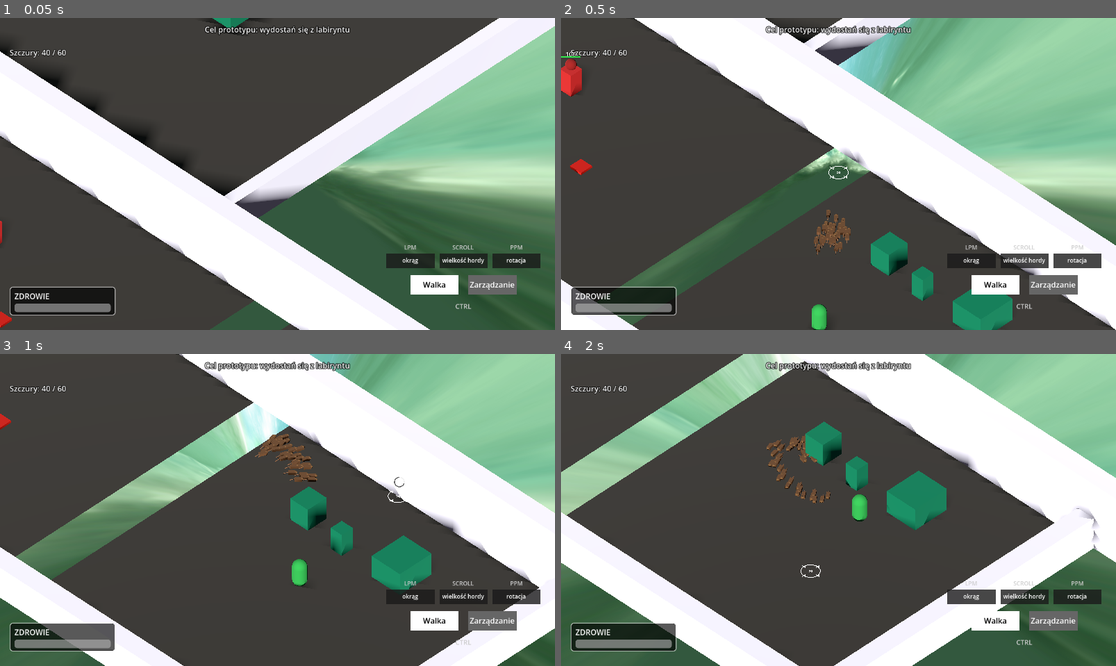
Above: before the commit, frames 1-4 (two rows, left to right).
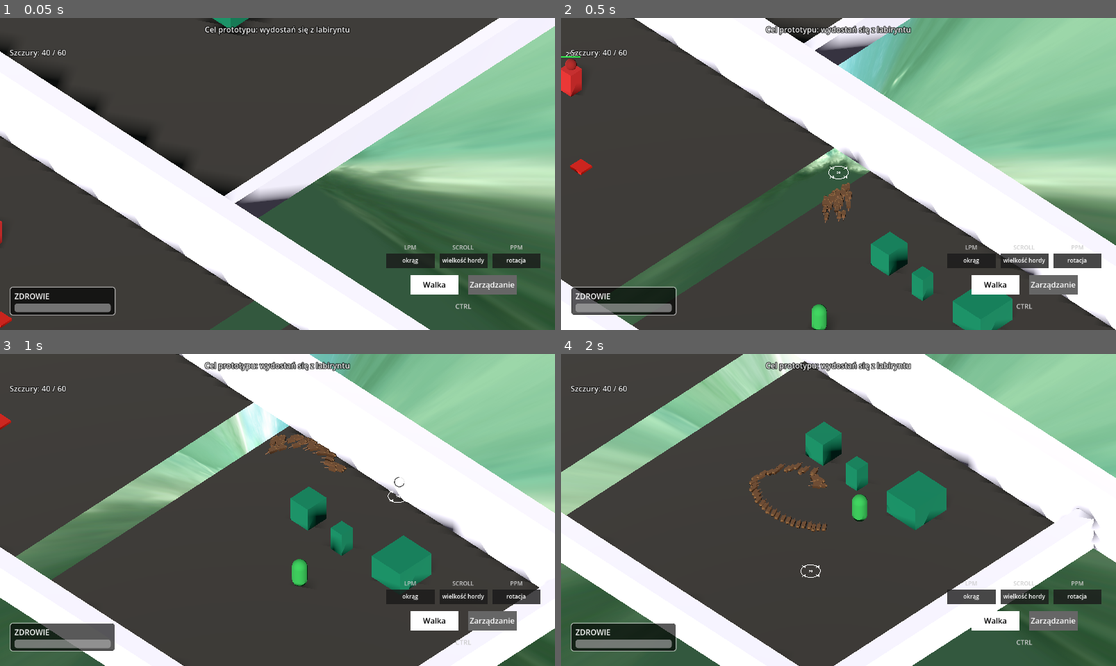
Above: after the commit, the same moments.

Repository: VirtuaIL/ZTGK-Prototyp
Game: Godot game, scene res://scenes/main.tscn
Same seed, same stepped clock (60 frames per second), same inputs: the game is played once before the commit and once after it.
Inputs (mouse positions are in pixels of both pictures, inside the frame that each line leads up to):
- Up to frame 1 (0.05 s): no input
- Up to frame 2 (0.5 s): no input
- Up to frame 3 (1 s): tap Enter at 0.5 s; move the mouse to (399, 494) at 0.52 s; hold D (move_right) from 0.53 s (still down); hold Space (recall_rats) from 0.53 s (still down); click (399, 494) at 0.67 s
- Up to frame 4 (2 s): release D (move_right) at 1.25 s; release Space (recall_rats) at 1.25 s; drag from (727, 525) to (810, 572) at 1.27 s

Frame 1 is identical in both runs. In frame 2, 0.8% of the frame differs, in the area x 0-55%, y 10-76%; in frame 3, 0.9%; in frame 4, 1.2%, in the area x 33-53%, y 25-58%.

Commit message:
usprawiniony system walki

Diff:
--- a/scripts/enemy.gd
+++ b/scripts/enemy.gd
@@ -3,7 +3,7 @@
 enum AIState { WANDER, CHASE, ATTACK, DEAD, PASSIVE }
 
 # ── Health ──
-@export var max_health: float = 100.0
+@export var max_health: float = 250.0
 @export var respawn_time: float = 3.0
 var health: float = max_health
 
@@ -13,8 +13,8 @@
 @export var rotation_speed: float = 8.0
 
 # ── Detection & combat ──
-@export var detection_range: float = 10.0
-@export var lose_range: float = 14.0
+@export var detection_range: float = 16.0
+@export var lose_range: float = 22.0
 @export var attack_range: float = 1.8
 @export var attack_damage: float = 8.0
 @export var attack_cooldown: float = 1.0
@@ -39,6 +39,7 @@
 var _player_ref: CharacterBody3D = null
 
 var damage_cooldowns: Dictionary = {}
+var _knockback: Vector3 = Vector3.ZERO
 
 # ── HP bar visuals ──
 var hp_bar_bg: MeshInstance3D
@@ -112,6 +113,10 @@
 		AIState.ATTACK:
 			_process_attack(delta)
 
+	# Apply and decay knockback
+	_knockback = _knockback.lerp(Vector3.ZERO, 10.0 * delta)
+	velocity += _knockback
+
 	move_and_slide()
 
 
@@ -259,7 +264,7 @@
 # ═══════════════════════════════════════════════
 #  DAMAGE & DEATH (preserved from original)
 # ═══════════════════════════════════════════════
-func take_damage(amount: float, source_id: int = -1) -> void:
+func take_damage(amount: float, source_id: int = -1, hit_pos: Vector3 = Vector3.ZERO) -> void:
 	if _is_dead or ai_state == AIState.PASSIVE:
 		return
 	if source_id >= 0:
@@ -271,6 +276,12 @@
 	health = maxf(health, 0.0)
 	_update_hp_bar()
 	_flash_hit()
+
+	if hit_pos != Vector3.ZERO:
+		var dir := (global_position - hit_pos)
+		dir.y = 0.0
+		if dir.length() > 0.01:
+			_knockback += dir.normalized() * 18.0
 
 	# Being hit by rats? Chase that player!
 	if ai_state == AIState.WANDER:
--- a/scripts/rat.gd
+++ b/scripts/rat.gd
@@ -10,11 +10,11 @@
 @export var travel_timeout: float = 3.0
 
 # Spring-damp parameters (used in FOLLOW state)
-@export var spring_stiffness: float = 12.0
-@export var damping:          float = 0.86
+@export var spring_stiffness: float = 30.0
+@export var damping:          float = 0.8
 @export var separation_dist:  float = 0.5
 @export var separation_force: float = 12.0
-@export var max_speed:        float = 20.0
+@export var max_speed:        float = 26.0
 @export var edge_avoidance_enabled: bool = true
 @export var edge_probe_distance: float = 0.45
 @export var edge_max_drop: float = 0.6
@@ -48,6 +48,7 @@
 # Damage
 var damage_per_hit: float = 10.0
 var hit_range: float = 0.8
+var attack_cooldown: float = 0.0
 
 # Build state
 var build_target: Vector3 = Vector3.ZERO
@@ -90,6 +91,9 @@
 func _physics_process(delta: float) -> void:
 	if player == null:
 		return
+
+	if attack_cooldown > 0.0:
+		attack_cooldown = maxf(0.0, attack_cooldown - delta)
 
 	if _recall_boost_timer > 0.0:
 		_recall_boost_timer = max(0.0, _recall_boost_timer - delta)
@@ -278,11 +282,16 @@
 
 
 func _check_damage() -> void:
+	if attack_cooldown > 0.0:
+		return
+
 	var enemies := get_tree().get_nodes_in_group("enemies")
 	for enemy in enemies:
 		var dist: float = global_position.distance_to(enemy.global_position)
 		if dist < hit_range:
-			enemy.take_damage(damage_per_hit, get_instance_id())
+			enemy.take_damage(damage_per_hit, get_instance_id(), global_position)
+			attack_cooldown = 1.0
+			break
 
 
 func _process_travel_to_build(delta: float) -> void:
--- a/scripts/rat_manager.gd
+++ b/scripts/rat_manager.gd
@@ -121,8 +121,8 @@
 @export var smooth_rotation_mode: bool = false
 @export var smooth_rotation_speed: float = 90.0
 @export var combat_circle_radius: float = 2.5
-@export var combat_circle_rotation_speed: float = 2.5
-@export var combat_spin_speed: float = 10.0
+@export var combat_circle_rotation_speed: float = 7.0
+@export var combat_spin_speed: float = 18.0
 
 @export var rats_collide_with_walls: bool = true:
 	set(value):
@@ -532,12 +532,16 @@
 
 	# LMB: circle around cursor
 	if combat_lmb_down:
+		var effect_radius := combat_circle_radius
 		if combat_rmb_down:
 			_combat_circle_angle += combat_circle_rotation_speed * delta
+			# Increase the target radius significantly so that the spring's inward
+			# lag naturally resolves to the true visual radius of the combat circle.
+			effect_radius += 1.3
 		var angle_step := TAU / float(count)
 		for i in range(count):
 			var angle := _combat_circle_angle + angle_step * float(i)
-			var target := mouse_world + Vector3(cos(angle) * combat_circle_radius, 0.0, sin(angle) * combat_circle_radius)
+			var target := mouse_world + Vector3(cos(angle) * effect_radius, 0.0, sin(angle) * effect_radius)
 			target.y = mouse_world.y
 			active[i].set_target(target)
 		return
